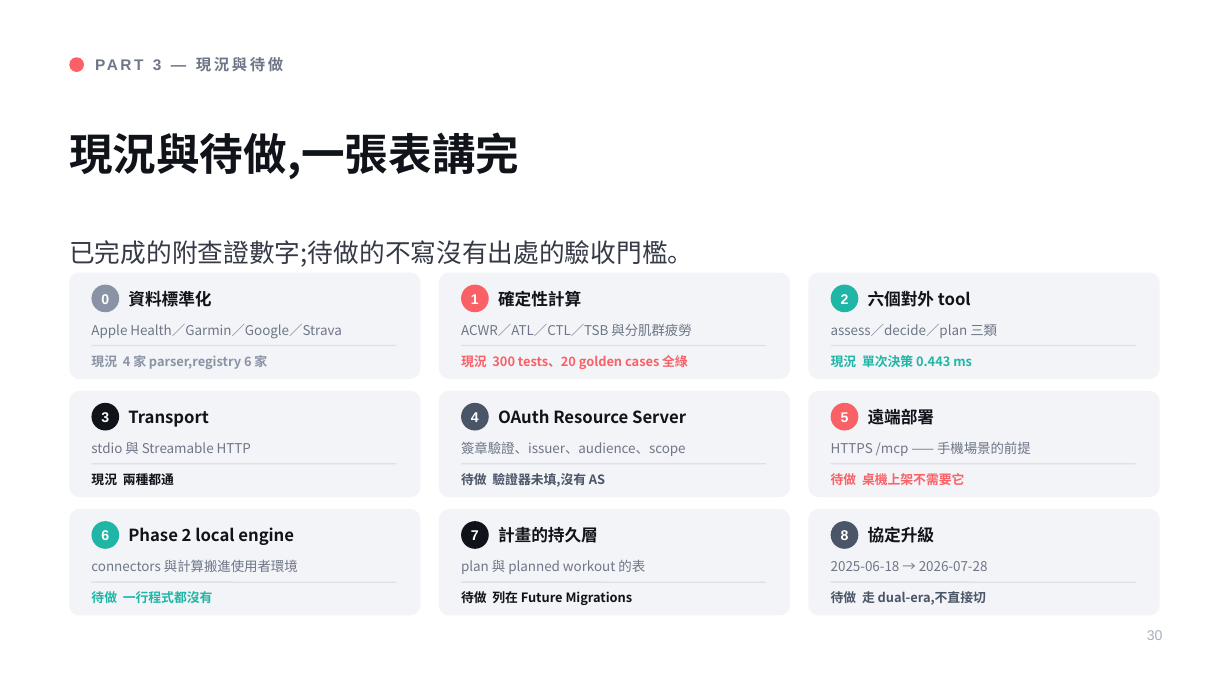
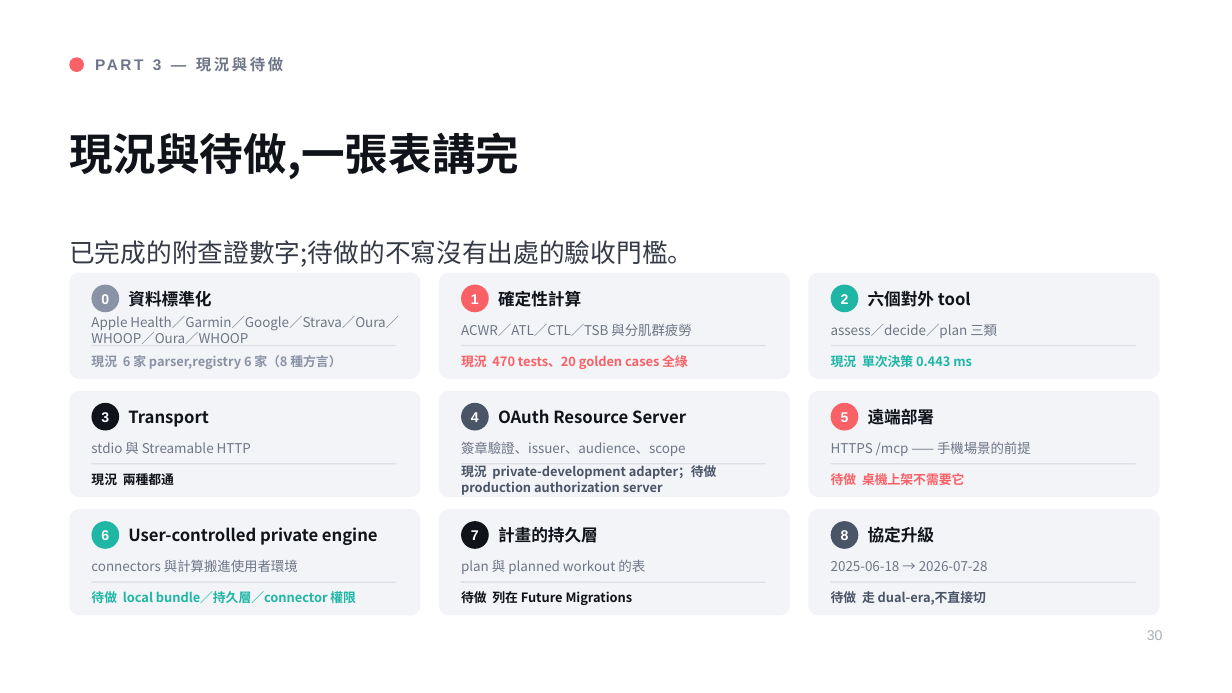
Before and after one commit to henryyeh182/evidra, a slide deck: slide 30 of docs/Fitness-MCP-Product-Vision.pptx. Drawn at 1232x693 pixels with LibreOffice and Linux fonts; fonts in the diff are those of the drawing. Boxes give left, top, right and bottom in pixels: in the first picture for what was removed or moved away, otherwise in the second. Text is boxed around its words. In the diff, an @@ line names an element or a change of style, - is before the commit and + after.

Commit message:
Update Pacevera product vision docs

```diff
--- a/docs/Fitness-MCP-Product-Vision.pptx
+++ b/docs/Fitness-MCP-Product-Vision.pptx
@@ text at box(91, 316, 399, 344): text changed @@
-Apple Health／Garmin／Google／Strava
+Apple Health／Garmin／Google／Strava／Oura／WHOOP／Oura／WHOOP
@@ text at box(91, 355, 341, 369): text changed @@
-現況 4 家 parser,registry 6 家
+現況 6 家 parser,registry 6 家（8 種方言）
@@ text at box(461, 355, 688, 369): text changed @@
-現況 300 tests、20 golden cases 全綠
+現況 470 tests、20 golden cases 全綠
@@ text at box(461, 465, 717, 495): text changed @@
-待做 驗證器未填,沒有 AS
+現況 private-development adapter；待做 production authorization server
@@ text at box(128, 527, 378, 545): text changed @@
-Phase 2 local engine
+User-controlled private engine
@@ text at box(91, 589, 356, 607): text changed @@
-待做 一行程式都沒有
+待做 local bundle／持久層／connector 權限
```
Also in this commit, not shown: 4 other slides changed, 1 other file.
